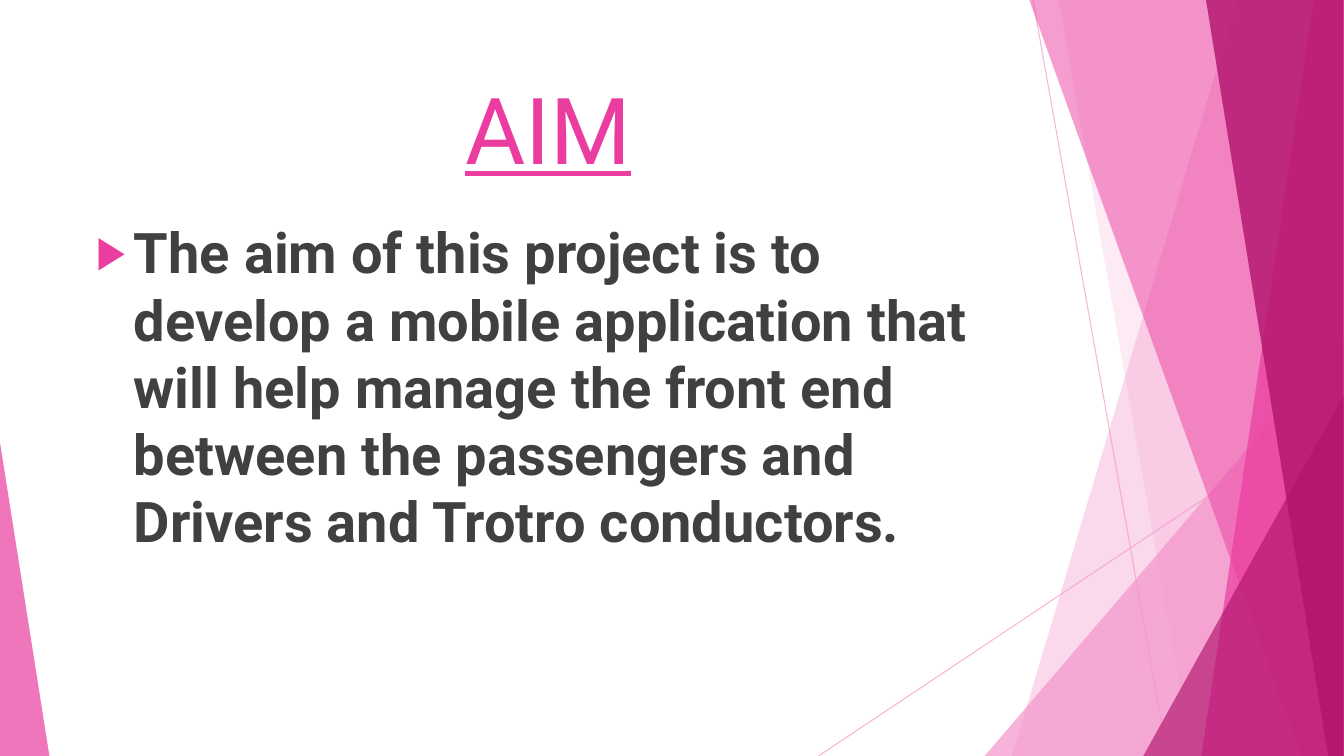
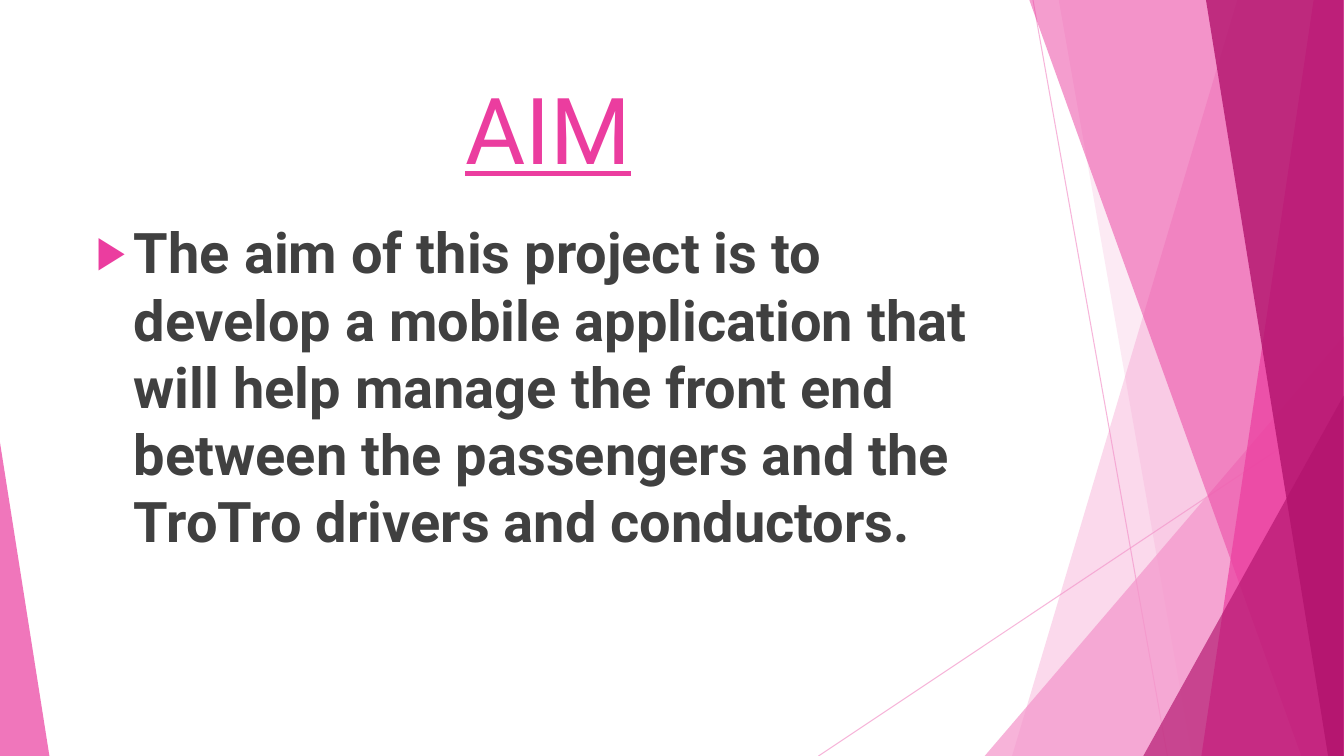
Before and after one commit to Quabynah-Codelabs/project-trotro-hailer, a slide deck: slide 4 of docs/efe.pptx. Drawn at 1344x756 pixels with LibreOffice and Linux fonts; fonts in the diff are those of the drawing. Boxes give left, top, right and bottom in pixels: in the first picture for what was removed or moved away, otherwise in the second. Text is boxed around its words. In the diff, an @@ line names an element or a change of style, - is before the commit and + after.

```diff
--- a/docs/efe.pptx
+++ b/docs/efe.pptx
@@ text at (x1=134, y1=230, x2=966, y2=543): text changed @@
-▶ The aim of this project is to develop a mobile application that will help manage the front end between the passengers and Drivers and Trotro conductors.
+▶ The aim of this project is to develop a mobile application that will help manage the front end between the passengers and the TroTro drivers and conductors.
```
Also in this commit, not shown: 1 slide removed, 24 other files.
